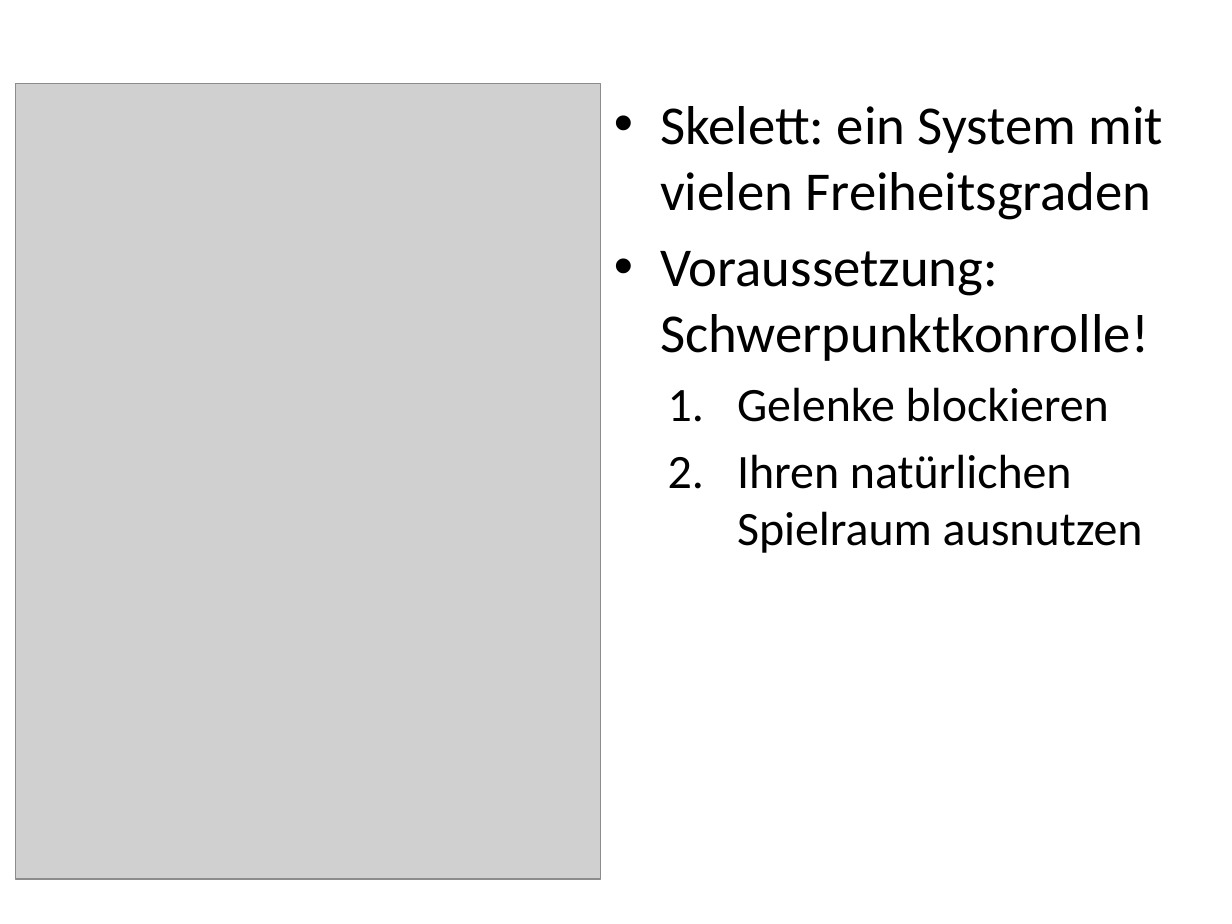
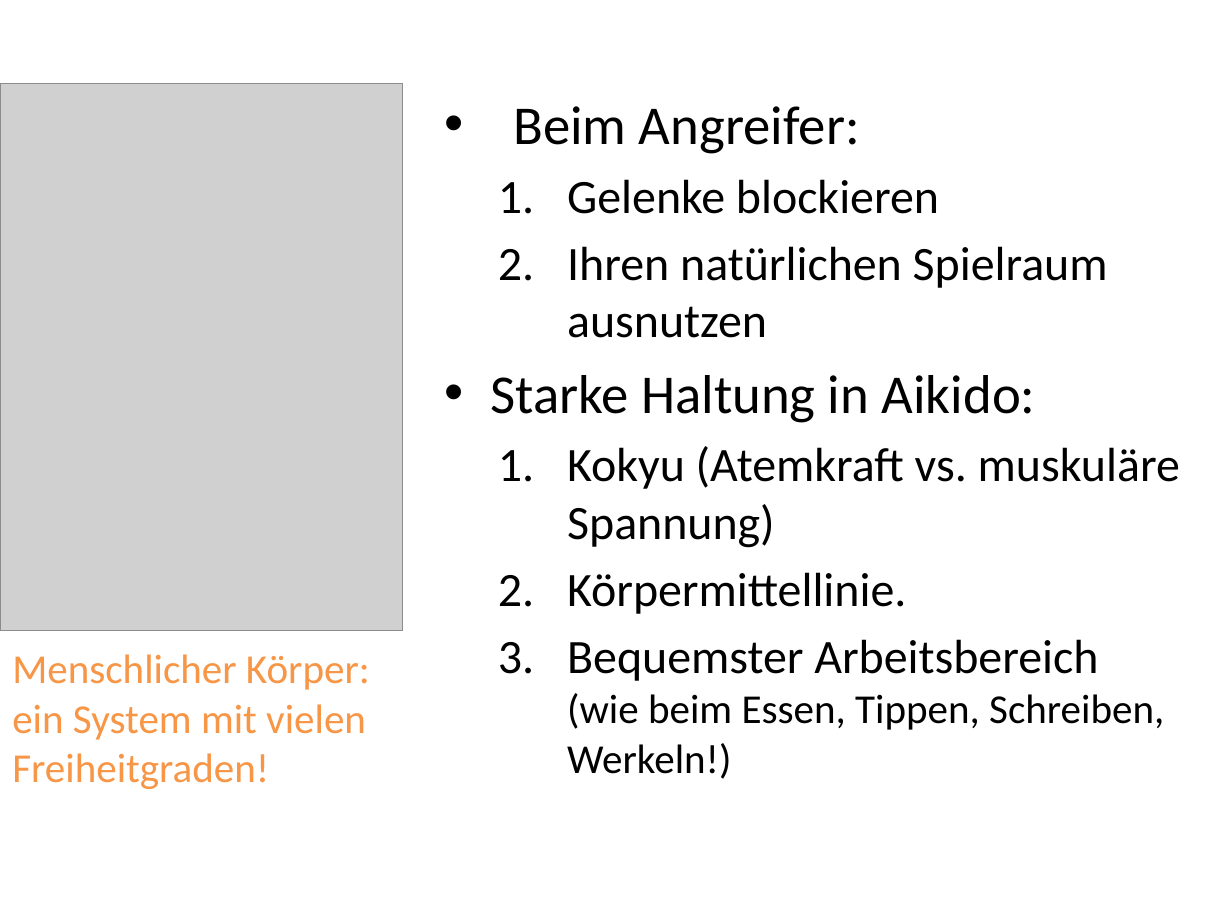
Before and after one commit to keale/Physik_in_Aikido, a slide deck: slide 9 of LNdW2013 physik in Aikido/LNdW2013 Physik in Aikido.pptx. Drawn at 1232x924 pixels with LibreOffice and Linux fonts; fonts in the diff are those of the drawing; grey boxes stand for pictures; background and template pictures are left out. Boxes give left, top, right and bottom in pixels: in the first picture for what was removed or moved away, otherwise in the second. Text is boxed around its words. In the diff, an @@ line names an element or a change of style, - is before the commit and + after.

Commit message:
working changes

```diff
--- a/LNdW2013 physik in Aikido/LNdW2013 Physik in Aikido.pptx
+++ b/LNdW2013 physik in Aikido/LNdW2013 Physik in Aikido.pptx
@@ picture: place and size @@
-picture at [16,84,601,880]
+picture at [0,84,403,631]
@@ text "Beim Angreifer:": place and size @@
-text "Beim Angreifer:" at [660,106,1164,553]
+text "Beim Angreifer:" at [490,106,1180,779]
@@ text at [513,106,860,154]: text changed @@
-• Skelett: ein System mit vielen Freiheitsgraden
-• Voraussetzung:
-  Schwerpunktkonrolle!
+• Beim Angreifer:
@@ text at [490,375,1180,779]: paragraphs added @@
+• Starke Haltung in Aikido:
+  1. Kokyu (Atemkraft vs. muskuläre Spannung)
+  2. Körpermittellinie.
+  3. Bequemster Arbeitsbereich
+     (wie beim Essen, Tippen, Schreiben, Werkeln!)
@@ text added at [12,654,370,789], 24 pt, text #F79646 @@
+Menschlicher Körper: ein System mit vielen Freiheitgraden!
```
Also in this commit, not shown: 1 other slide changed, 1 slide added.
